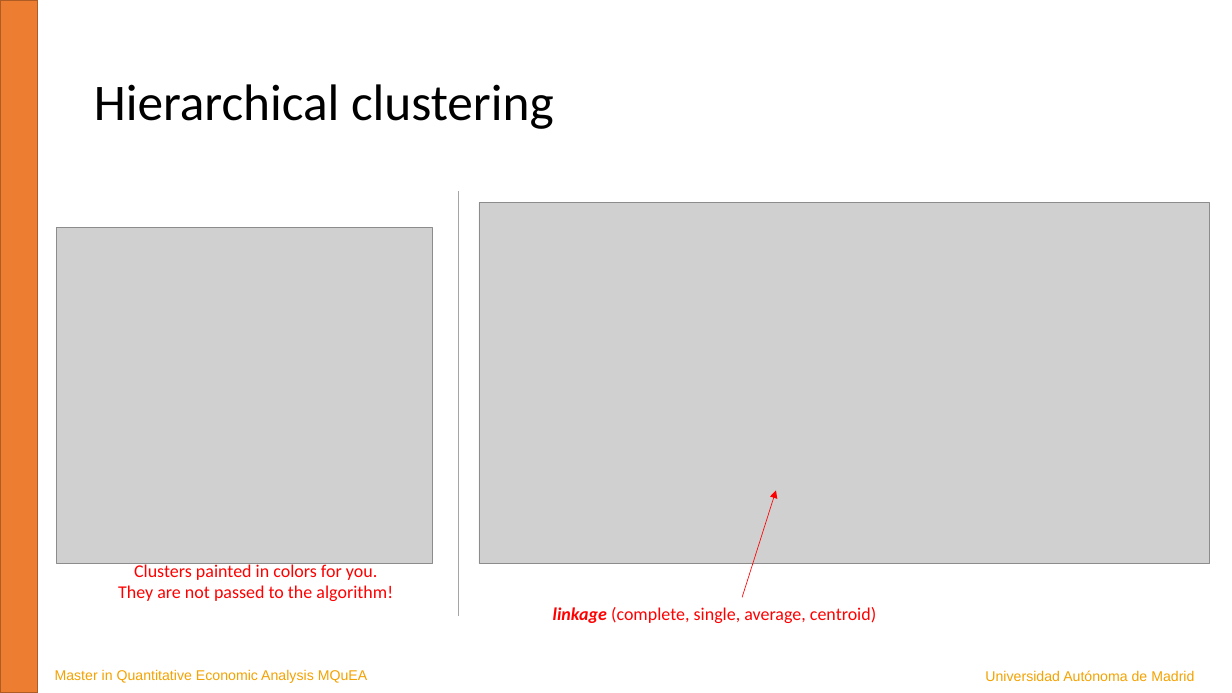
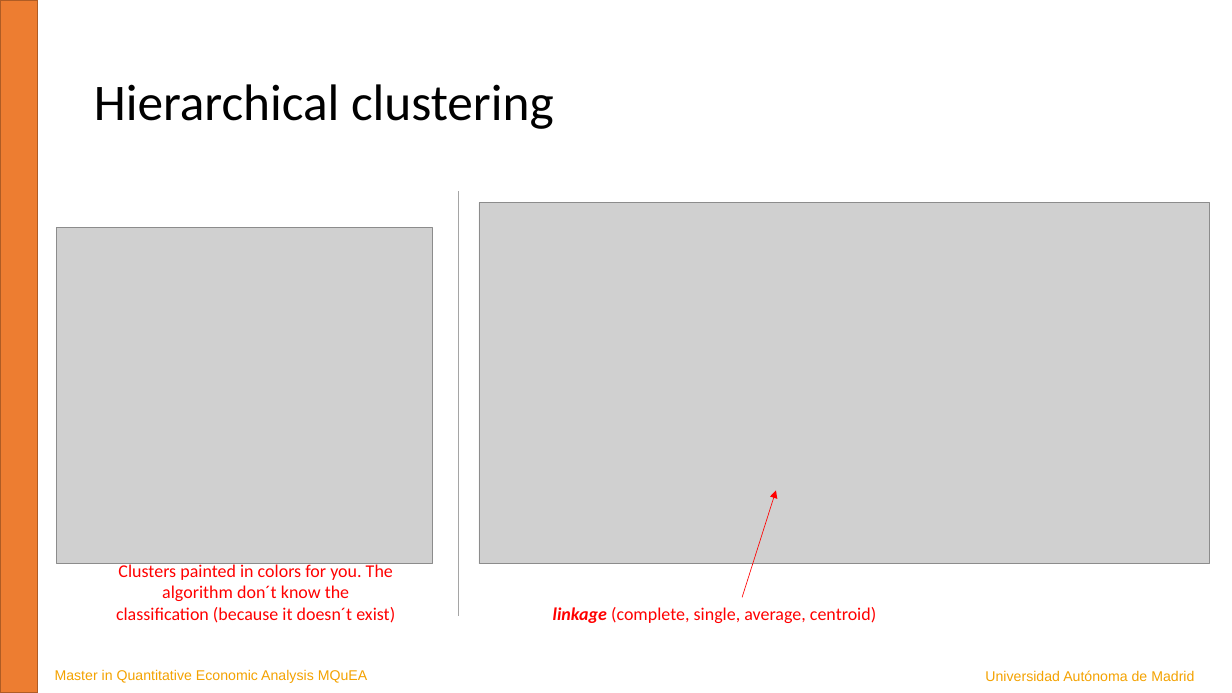
Before and after one commit to JavierBas/IMLEF-MQuEA, a slide deck: slide 16 of Course content/Slides/Topic 8 - Clustering.pptx. Drawn at 1232x693 pixels with LibreOffice and Linux fonts; fonts in the diff are those of the drawing; grey boxes stand for pictures. Boxes give left, top, right and bottom in pixels: in the first picture for what was removed or moved away, otherwise in the second. Text is boxed around its words. In the diff, an @@ line names an element or a change of style, - is before the commit and + after.

```diff
--- a/Course content/Slides/Topic 8 - Clustering.pptx
+++ b/Course content/Slides/Topic 8 - Clustering.pptx
@@ text at box(116, 562, 395, 623): text changed @@
-Clusters painted in colors for you. They are not passed to the algorithm!
+Clusters painted in colors for you. The algorithm don´t know the classification (because it doesn´t exist)
```
Also in this commit, not shown: 8 other slides changed, 1 other file.
